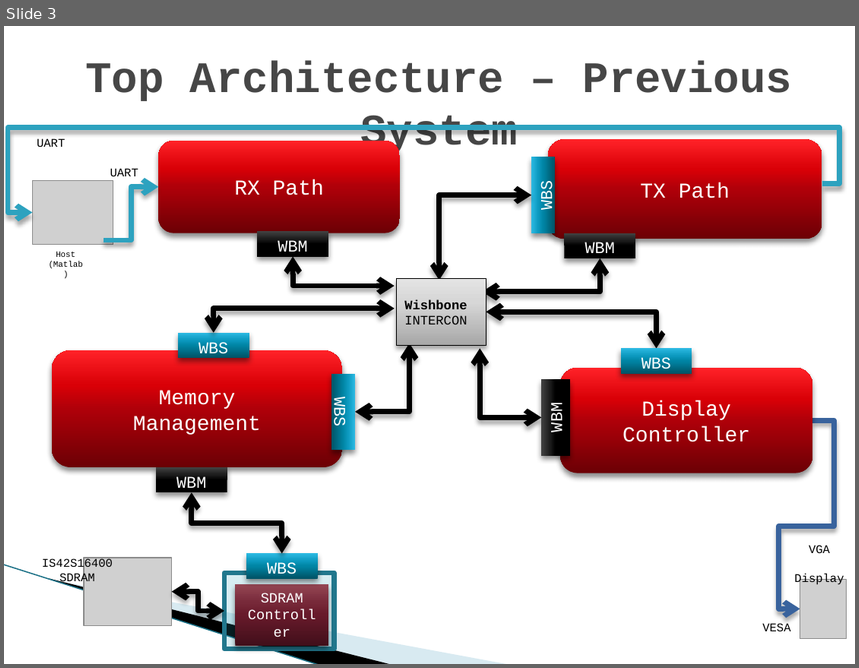
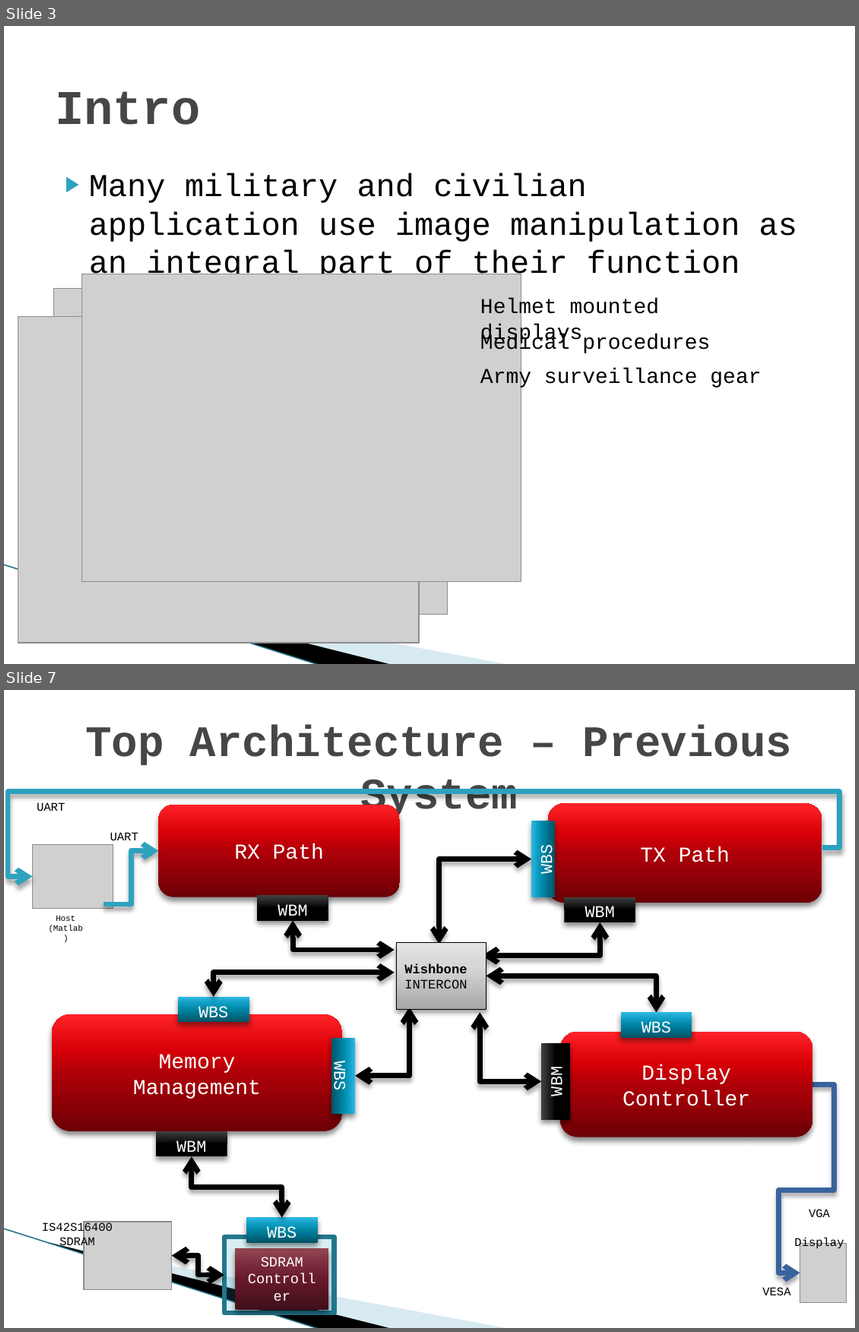
Before and after one commit to shizzz88/image-rotation-technion-ee, a slide deck: Presentation/Mid_Presentation.pptx. Shown one above the other, each under a label of ours: slide 3 before the commit, slides 3 and 7 after it; the slides between them are not shown. The pictures are 859x668 and 859x1332 pixels, drawn with LibreOffice and Linux fonts; fonts in the diff are those of the drawing; grey boxes stand for pictures; background and template pictures are left out. Boxes give left, top, right and bottom in pixels: in the first picture for what was removed or moved away, otherwise in the second. Text is boxed around its words. In the diff, an @@ line names an element or a change of style, - is before the commit and + after.

```diff
--- a/Presentation/Mid_Presentation.pptx
+++ b/Presentation/Mid_Presentation.pptx
@@ slide 3 added at (4,26,855,664), background #FFFFFF; not listed: 3 template elements that a slide beside it also shows @@
@@ title added at (55,91,200,125), 41 pt, text #464646, bold @@
+Intro
@@ text added at (89,173,797,283), 27 pt, text #000000 @@
+▶ Many military and civilian application use image manipulation as an integral part of their function
@@ picture added at (82,275,522,582) @@
@@ picture added at (53,288,448,614) @@
@@ text added at (481,299,660,345), 18 pt, text #000000 @@
+Helmet mounted displays
@@ picture added at (18,317,420,643) @@
@@ text added at (481,334,710,355), 18 pt, text #000000 @@
+Medical procedures
@@ text added at (481,369,761,390), 18 pt, text #000000 @@
+Army surveillance gear
@@ what was slide 3 is now slide 7 @@
```
Also in this commit, not shown: 9 slides changed, 5 other slides added.
